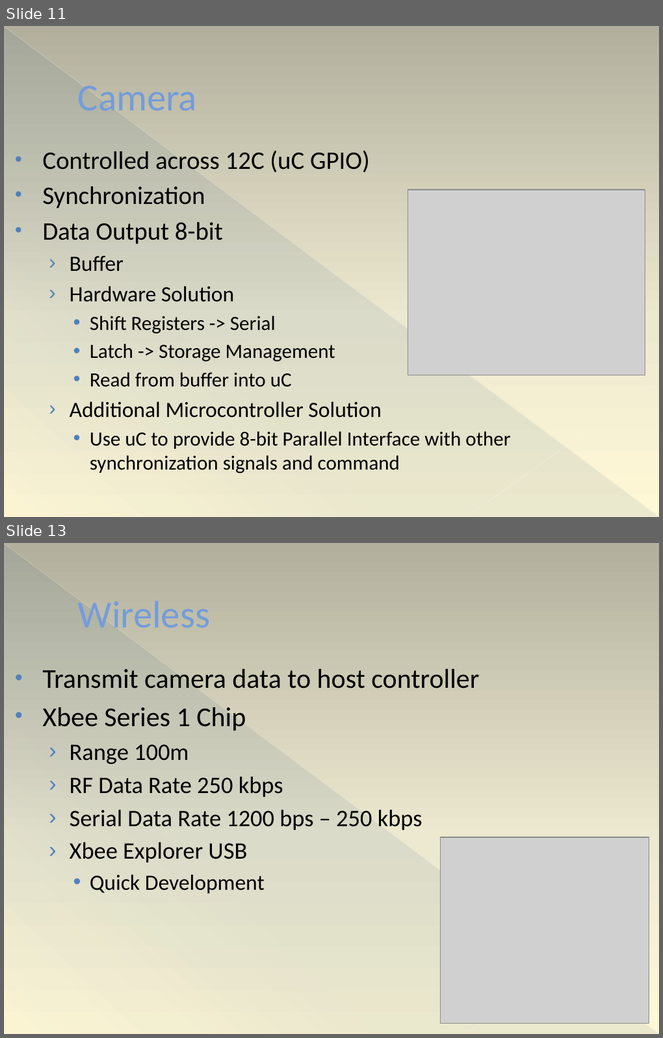
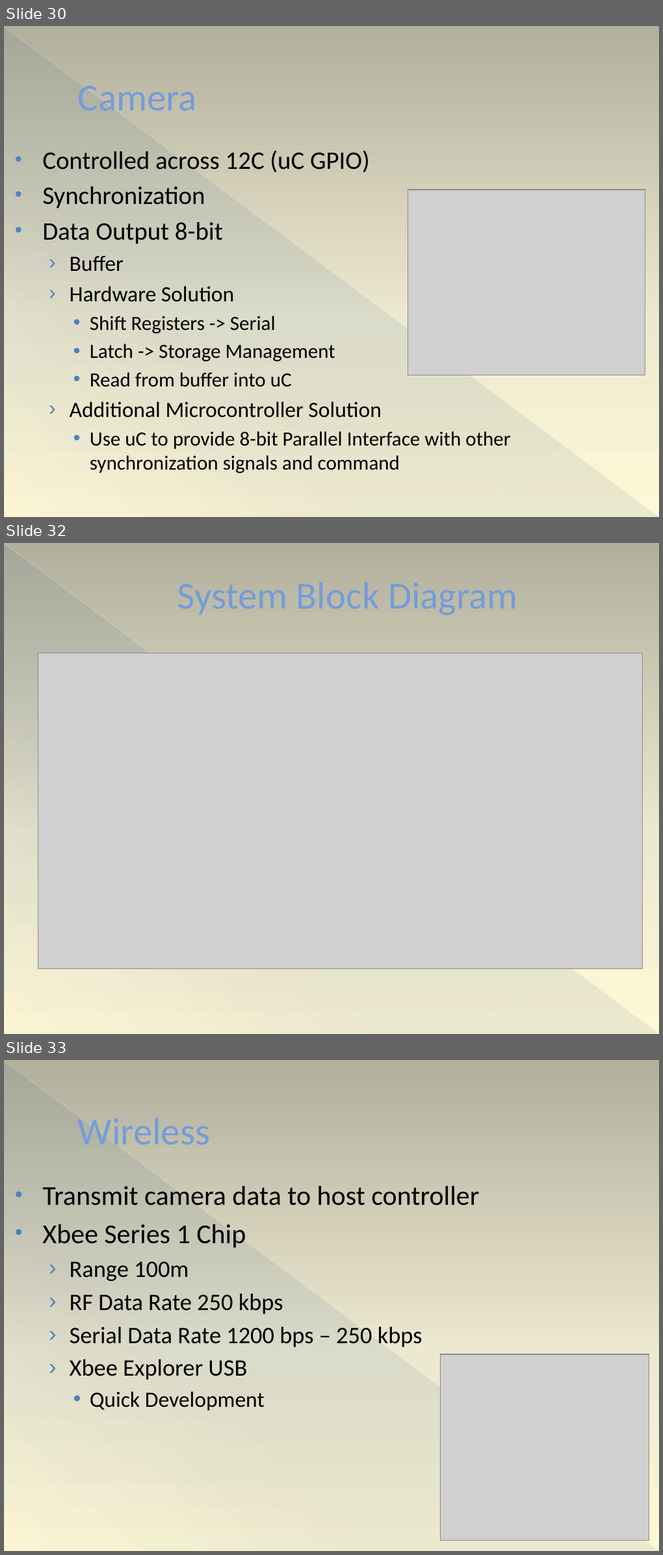
Before and after one commit to ttetelin/eyecu, a slide deck: PDR/PDR.pptx. Shown one above the other, each under a label of ours: slides 11 and 13 before the commit, slides 30, 32 and 33 after it; the slides between them are not shown. The pictures are 663x1038 and 663x1555 pixels, drawn with LibreOffice and Linux fonts; fonts in the diff are those of the drawing; grey boxes stand for pictures. Boxes give left, top, right and bottom in pixels: in the first picture for what was removed or moved away, otherwise in the second. Text is boxed around its words. In the diff, an @@ line names an element or a change of style, - is before the commit and + after.

```diff
--- a/PDR/PDR.pptx
+++ b/PDR/PDR.pptx
@@ slide 32 added at (4,543,659,1034), background gradient #B3B09D to #EEE9D1 to #FFF9D7; not listed: 3 template elements that a slide beside it also shows @@
@@ title added at (178,582,518,615), 42 pt, text #749CDB @@
+System Block Diagram
@@ picture added at (38,653,643,969) @@
@@ what was slide 11 is now slide 30 @@
@@ what was slide 13 is now slide 33 @@
```
Also in this commit, not shown: 15 slides changed, 3 other slides added.
